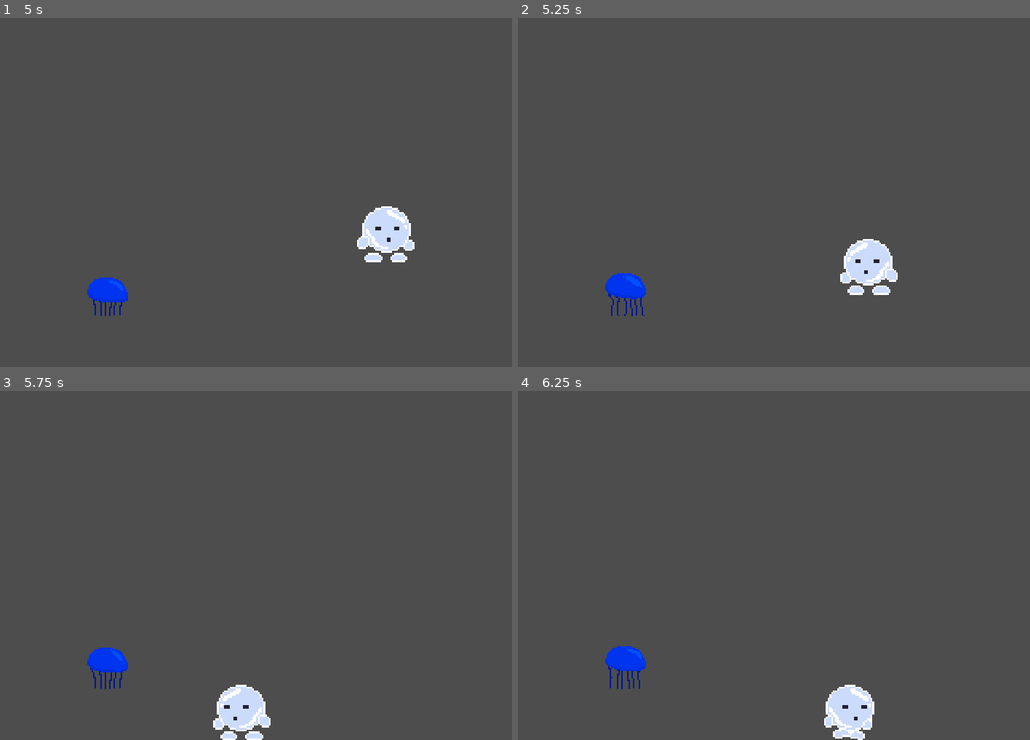
Above: before the commit, frames 1-4 (two rows, left to right).
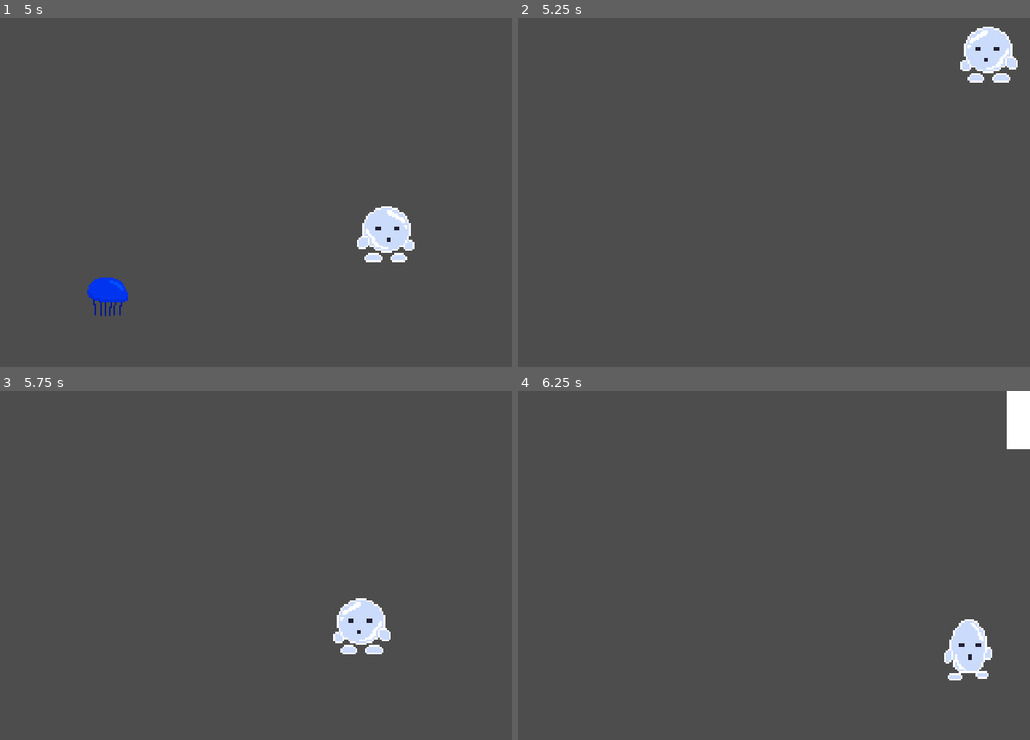
Above: after the commit, the same moments.

Repository: orestulis05/project-bubble
Game: Godot game, scene res://scenes/MainMenu.tscn
The game is run twice, just before and just after one commit, with the same random seed, the same clock (stepped at 60 frames per second) and the same inputs.
Inputs:
- Up to frame 1 (5 s): click "New Game" at 0.5 s; hold D (move_right) 1.28-2.78 s; tap Space (jump) at 1.52, 2.27, 3.77, 4.52 s; hold A (move_left) 2.78-3.53 s; hold D (move_right) from 3.53 s (still down); tap R (reload) at 4.9 s
- Up to frame 2 (5.25 s): release D (move_right) at 5.03 s; hold A (move_left) from 5.03 s (still down)
- Up to frame 3 (5.75 s): keep holding A (move_left); tap Space (jump) at 5.27 s
- Up to frame 4 (6.25 s): release A (move_left) at 5.78 s; hold D (move_right) from 5.78 s (still down)

Frame 1 is identical in both runs. In frame 2, 3.1% of the frame differs, in the area x 17-98%, y 2-86%; in frame 3, 3.0%; in frame 4, 3.6%, in the area x 17-100%, y 0-100%.

Commit message:
Angler Fish, Checkpoint fix
- Finalized Angler Fish AI
- Fixed checkpoints and game loading
- Imported all of the important textures

Diff:
--- a/angler_fish.gd
+++ b/angler_fish.gd
@@ -1 +1,35 @@
 extends CharacterBody2D
+
+const SPEED = 300.0
+var direction_to_target : Vector2
+
+enum AnglerStates{
+	PATROLLING,
+	ENRAGED
+}
+
+var state : AnglerStates = AnglerStates.PATROLLING
+
+func _physics_process(delta: float) -> void:
+
+	$Sprite.flip_h = true if velocity.x > 0 else false
+
+	if state == AnglerStates.ENRAGED:
+		velocity = direction_to_target * SPEED
+
+		var c = get_slide_collision_count()
+		if c > 0:
+			queue_free()
+
+	move_and_slide()
+
+func _on_detection_zone_body_entered(body: Node2D) -> void:
+	if state == AnglerStates.PATROLLING:
+		state = AnglerStates.ENRAGED
+		direction_to_target = (body.global_position - global_position).normalized()
+		$AnimationPlayer.play("raged")
+
+func _on_kill_area_body_entered(body: Node2D) -> void:
+	if body.name == "Player":
+		print("BAAAM")
+		Globals.continue_game()
--- a/scenes/Player.tscn
+++ b/scenes/Player.tscn
@@ -176,6 +176,7 @@
 
 [node name="Player" type="CharacterBody2D"]
 scale = Vector2(3, 3)
+collision_layer = 3
 script = ExtResource("1_6lfdg")
 
 [node name="CollisionShape2D" type="CollisionShape2D" parent="."]
--- a/scenes/angler_fish.tscn
+++ b/scenes/angler_fish.tscn
@@ -1,27 +1,105 @@
-[gd_scene load_steps=5 format=3 uid="uid://dcjs1my3xjc2h"]
+[gd_scene load_steps=11 format=3 uid="uid://dcjs1my3xjc2h"]
 
 [ext_resource type="Script" path="res://angler_fish.gd" id="1_wwjfq"]
 [ext_resource type="Texture2D" uid="uid://dpc8eulqxwdvs" path="res://textures/angler fish/angler_normal.png" id="2_3j1po"]
+[ext_resource type="Texture2D" uid="uid://bb5h7o4p21rly" path="res://textures/angler fish/angler_evil.png" id="3_yflgp"]
 
 [sub_resource type="RectangleShape2D" id="RectangleShape2D_83ywm"]
-size = Vector2(24, 12)
+size = Vector2(9.8093, 4.13023)
 
 [sub_resource type="CircleShape2D" id="CircleShape2D_vofgc"]
-radius = 105.019
+radius = 27.6807
+
+[sub_resource type="Animation" id="Animation_kwa72"]
+length = 0.001
+tracks/0/type = "value"
+tracks/0/imported = false
+tracks/0/enabled = true
+tracks/0/path = NodePath("Sprite:texture")
+tracks/0/interp = 1
+tracks/0/loop_wrap = true
+tracks/0/keys = {
+"times": PackedFloat32Array(0),
+"transitions": PackedFloat32Array(1),
+"update": 1,
+"values": [ExtResource("2_3j1po")]
+}
+
+[sub_resource type="Animation" id="Animation_orr4p"]
+resource_name = "normal"
+length = 0.1
+tracks/0/type = "value"
+tracks/0/imported = false
+tracks/0/enabled = true
+tracks/0/path = NodePath("Sprite:texture")
+tracks/0/interp = 1
+tracks/0/loop_wrap = true
+tracks/0/keys = {
+"times": PackedFloat32Array(0),
+"transitions": PackedFloat32Array(1),
+"update": 1,
+"values": [ExtResource("2_3j1po")]
+}
+
+[sub_resource type="Animation" id="Animation_t48qa"]
+resource_name = "raged"
+length = 0.1
+tracks/0/type = "value"
+tracks/0/imported = false
+tracks/0/enabled = true
+tracks/0/path = NodePath("Sprite:texture")
+tracks/0/interp = 1
+tracks/0/loop_wrap = true
+tracks/0/keys = {
+"times": PackedFloat32Array(0),
+"transitions": PackedFloat32Array(1),
+"update": 1,
+"values": [ExtResource("3_yflgp")]
+}
+
+[sub_resource type="AnimationLibrary" id="AnimationLibrary_h1aps"]
+_data = {
+"RESET": SubResource("Animation_kwa72"),
+"normal": SubResource("Animation_orr4p"),
+"raged": SubResource("Animation_t48qa")
+}
+
+[sub_resource type="RectangleShape2D" id="RectangleShape2D_yb7h5"]
+size = Vector2(42, 21)
 
 [node name="Angler Fish" type="CharacterBody2D"]
 texture_filter = 1
 script = ExtResource("1_wwjfq")
 
 [node name="CollisionShape2D" type="CollisionShape2D" parent="."]
-position = Vector2(0, 1)
+position = Vector2(9.53674e-07, 5)
+scale = Vector2(3.87388, 3.87388)
 shape = SubResource("RectangleShape2D_83ywm")
 
-[node name="AnglerNormal" type="Sprite2D" parent="."]
+[node name="Sprite" type="Sprite2D" parent="."]
 position = Vector2(0, -2)
+scale = Vector2(2, 2)
 texture = ExtResource("2_3j1po")
 
 [node name="Detection Zone" type="Area2D" parent="."]
+collision_mask = 2
 
 [node name="CollisionShape2D" type="CollisionShape2D" parent="Detection Zone"]
+scale = Vector2(4.55707, 4.55707)
 shape = SubResource("CircleShape2D_vofgc")
+
+[node name="AnimationPlayer" type="AnimationPlayer" parent="."]
+libraries = {
+"": SubResource("AnimationLibrary_h1aps")
+}
+autoplay = "normal"
+
+[node name="Kill Area" type="Area2D" parent="."]
+collision_mask = 2
+
+[node name="CollisionShape2D" type="CollisionShape2D" parent="Kill Area"]
+position = Vector2(0, 4.5)
+shape = SubResource("RectangleShape2D_yb7h5")
+
+[connection signal="body_entered" from="Detection Zone" to="." method="_on_detection_zone_body_entered"]
+[connection signal="body_entered" from="Kill Area" to="." method="_on_kill_area_body_entered"]
--- a/scripts/Globals.gd
+++ b/scripts/Globals.gd
@@ -1,14 +1,13 @@
 extends Node
 
-
-
-func _process(delta: float) -> void:
-	if Input.is_action_just_pressed("reload"):
-		get_tree().reload_current_scene()
 const SAVE_FILE_PATH : String = "user://save_file.tres"
 var player_scene = preload("res://scenes/Player.tscn")
 
 var current_checkpoint : int = 0
+
+func _process(delta: float) -> void:
+	if Input.is_action_just_pressed("reload"):
+		continue_game()
 
 func save_game(current_scene_path, checkpoint_id):
 	var save := SaveFile.new()
@@ -29,8 +28,8 @@
 		spawn_pos = checkpoints[0].global_position
 		for point in checkpoints:
 			if point.checkpoint_id == save.last_checkpoint_id:
-				print ("Nepraejo")
 				current_checkpoint = save.last_checkpoint_id
 				spawn_pos = point.global_position
+				print("Loaded to ", current_checkpoint)
 
 	player.global_position = spawn_pos
--- a/scripts/checkpoint.gd
+++ b/scripts/checkpoint.gd
@@ -3,8 +3,12 @@
 
 @export var checkpoint_id : int = 0
 
+func _ready() -> void:
+	body_entered.connect(_on_body_entered)
+
 func _on_body_entered(body: Node2D) -> void:
+	print("If ", Globals.current_checkpoint, " < ", checkpoint_id)
 	if Globals.current_checkpoint < checkpoint_id:
 		Globals.save_game(get_tree().current_scene.scene_file_path, checkpoint_id)
-		print("PYST")
+		print("Checkpoint ", checkpoint_id)
 		Globals.current_checkpoint = checkpoint_id
Binary file added: textures/main_menu/exit.png
Not shown, added: textures/main_menu/exit.png.import
Binary file added: textures/main_menu/exittomainmenu.png
Not shown, added: textures/main_menu/exittomainmenu.png.import
Binary file added: textures/main_menu/gameispaused.png
Not shown, added: textures/main_menu/gameispaused.png.import
Binary file added: textures/main_menu/options.png
Not shown, added: textures/main_menu/options.png.import
Binary file added: textures/main_menu/optionscreen.png
Not shown, added: textures/main_menu/optionscreen.png.import
Binary file added: textures/main_menu/resume.png
Not shown, added: textures/main_menu/resume.png.import
(and 9 more such lines)
